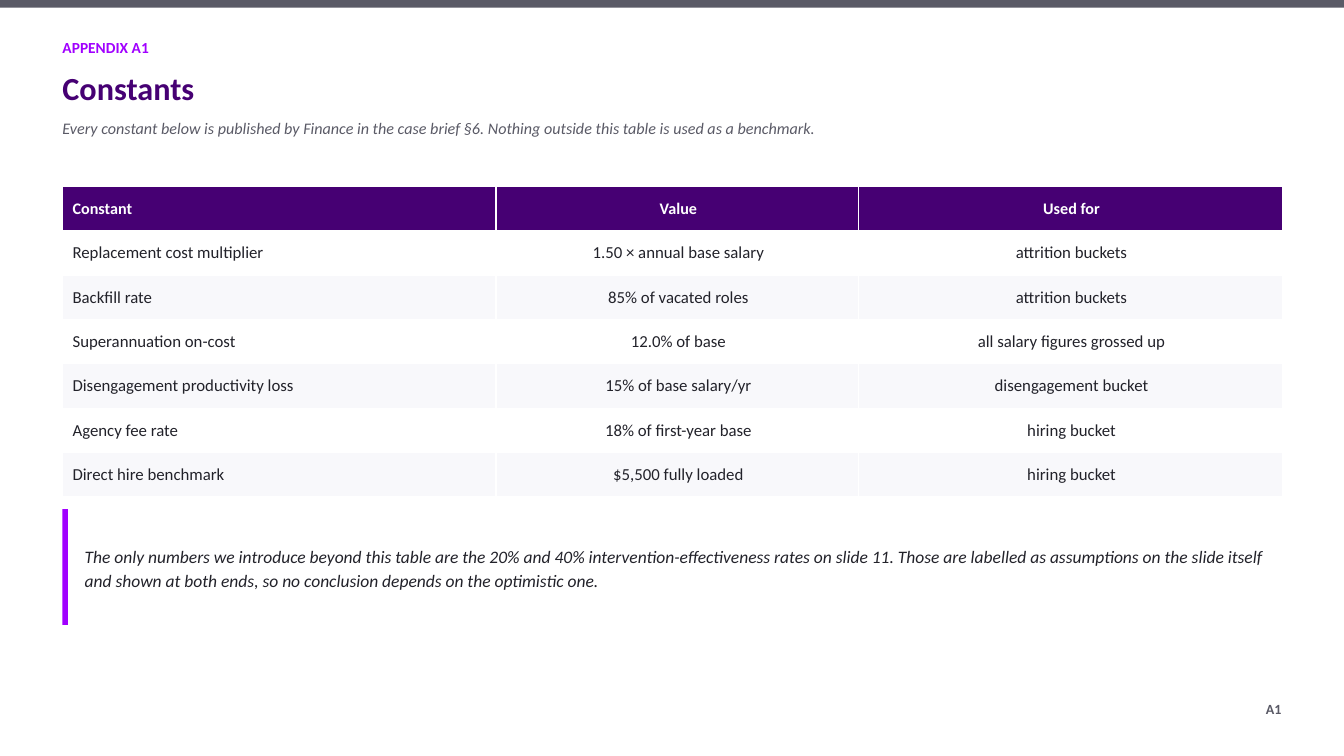
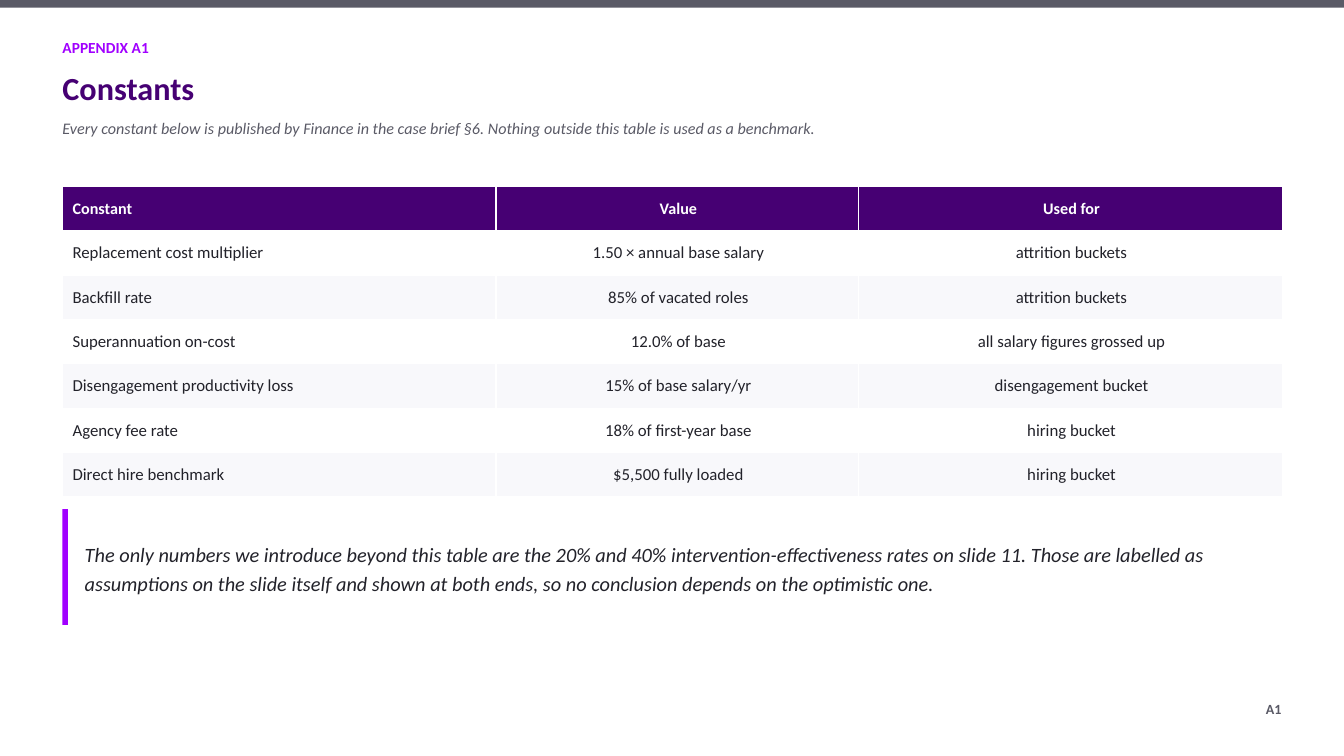
Before and after one commit to athxrva21/subaa_datathon, a slide deck: slide 17 of deck/NovaCorp_deck.pptx. Drawn at 1344x756 pixels with LibreOffice and Linux fonts; fonts in the diff are those of the drawing. Boxes give left, top, right and bottom in pixels: in the first picture for what was removed or moved away, otherwise in the second. Text is boxed around its words. In the diff, an @@ line names an element or a change of style, - is before the commit and + after.

```diff
--- a/deck/NovaCorp_deck.pptx
+++ b/deck/NovaCorp_deck.pptx
@@ text "The only numbers we introduce ..." at (x1=85, y1=548, x2=1203, y2=595): size 12.5 to 14.5 pt @@
```
Also in this commit, not shown: 11 other slides changed, 6 other files.
